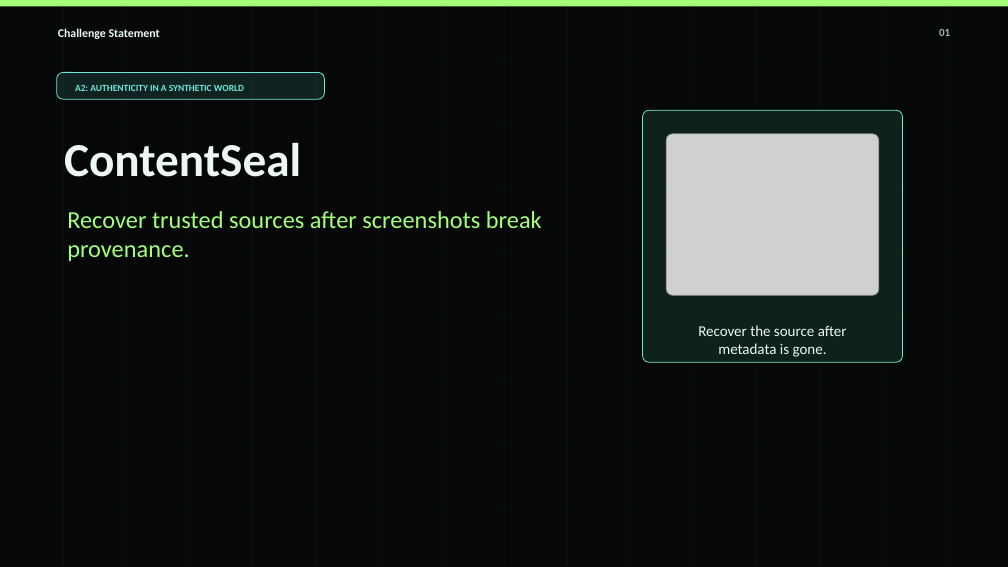
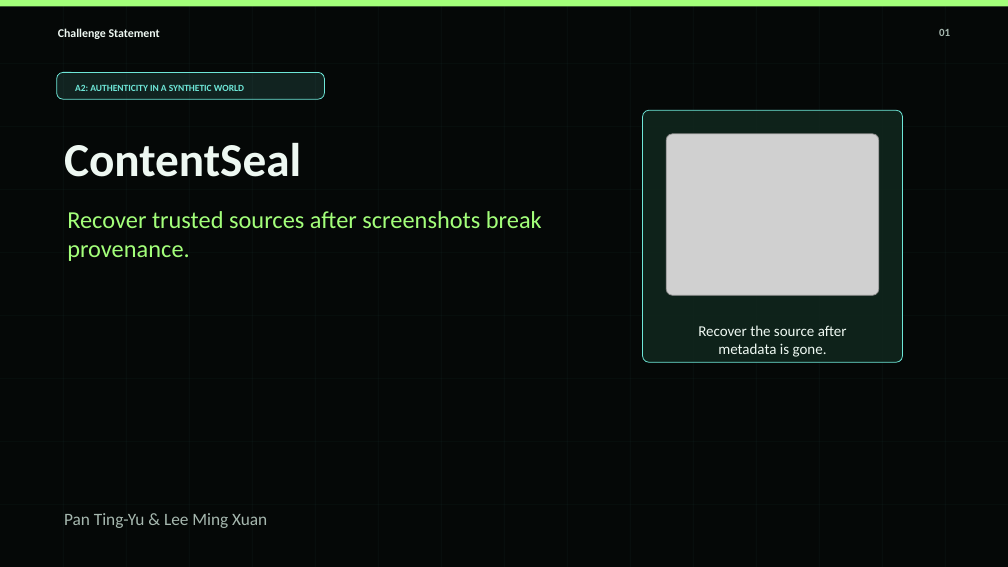
Before and after one commit to mx1204/ContentSeal, a slide deck: slide 1 of outputs/ContentSeal_Pitch_Deck.pptx. Drawn at 1008x567 pixels with LibreOffice and Linux fonts; fonts in the diff are those of the drawing; grey boxes stand for pictures. Boxes give left, top, right and bottom in pixels: in the first picture for what was removed or moved away, otherwise in the second. Text is boxed around its words. In the diff, an @@ line names an element or a change of style, - is before the commit and + after.

```diff
--- a/outputs/ContentSeal_Pitch_Deck.pptx
+++ b/outputs/ContentSeal_Pitch_Deck.pptx
@@ text added at [64, 513, 267, 528], 16.5 pt, text #A6B8AF @@
+Pan Ting-Yu & Lee Ming Xuan
```
Also in this commit, not shown: 1 other slide changed, 4 other files.
